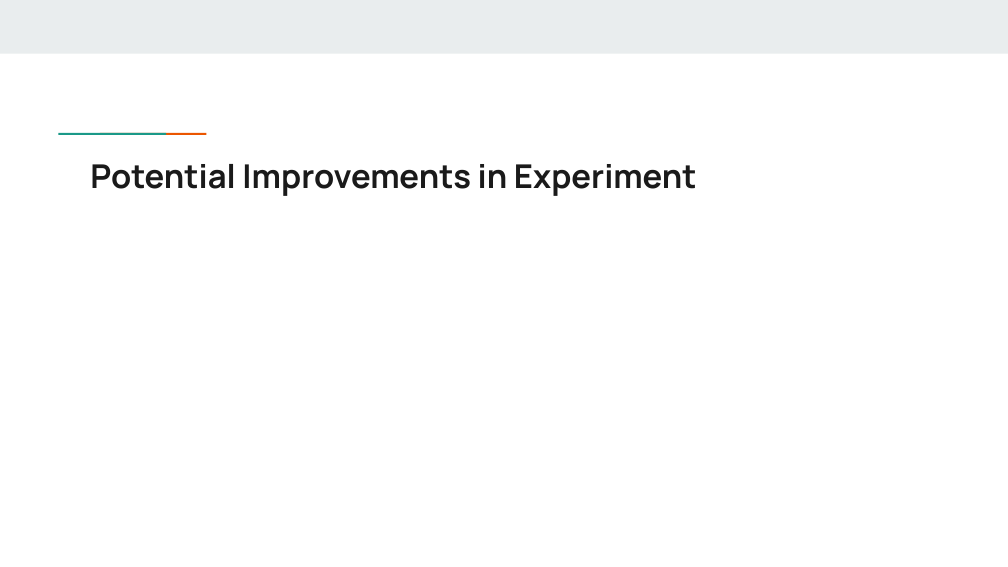
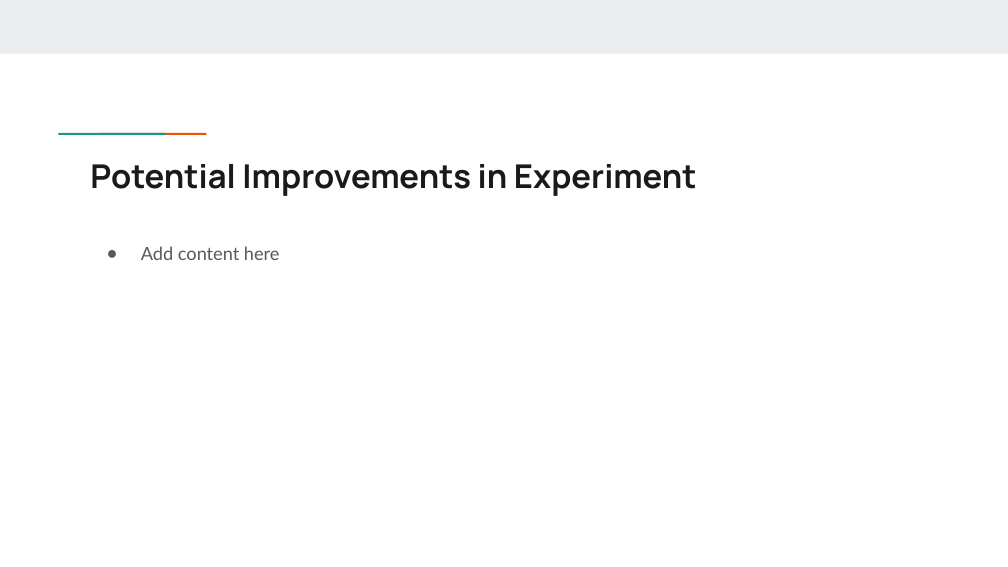
Before and after one commit to lisanvo/aai501-final-project, a slide deck: slide 23 of pptxslides.pptx (slide 16 before the commit). Drawn at 1008x567 pixels with LibreOffice and Linux fonts; fonts in the diff are those of the drawing. Boxes give left, top, right and bottom in pixels: in the first picture for what was removed or moved away, otherwise in the second. Text is boxed around its words. In the diff, an @@ line names an element or a change of style, - is before the commit and + after.

```diff
--- a/pptxslides.pptx
+++ b/pptxslides.pptx
@@ text added at box(141, 246, 280, 260), 13 pt, text #595959 @@
+● Add content here
```
Also in this commit, not shown: 7 other slides changed, 12 slides added, 4 slides removed.
